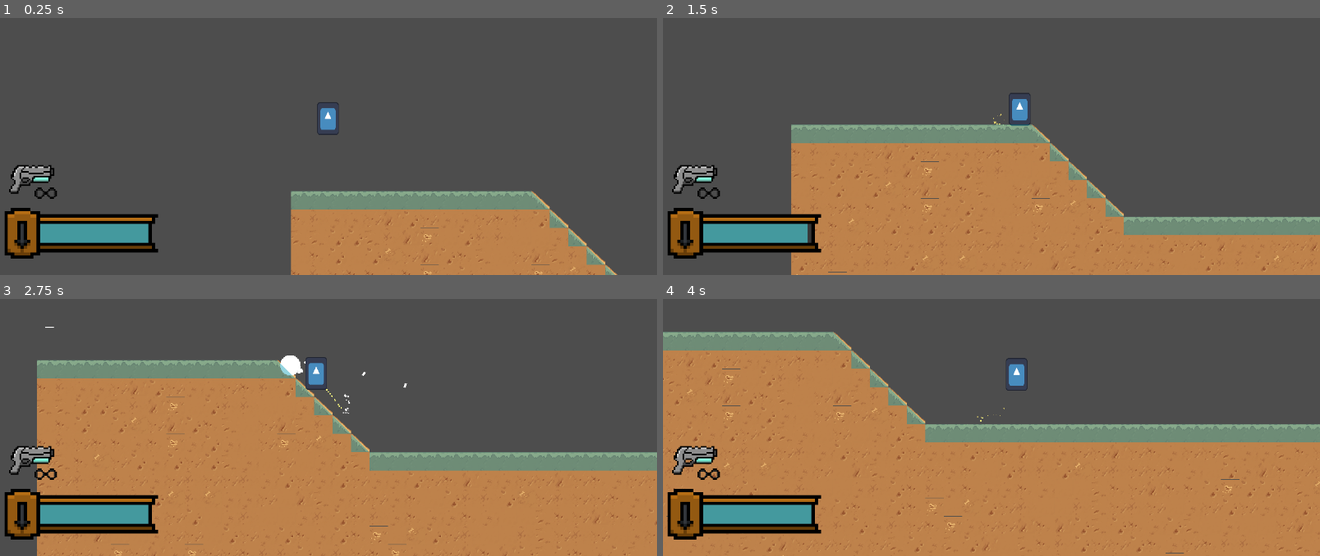
Above: before the commit, frames 1-4 (two rows, left to right).
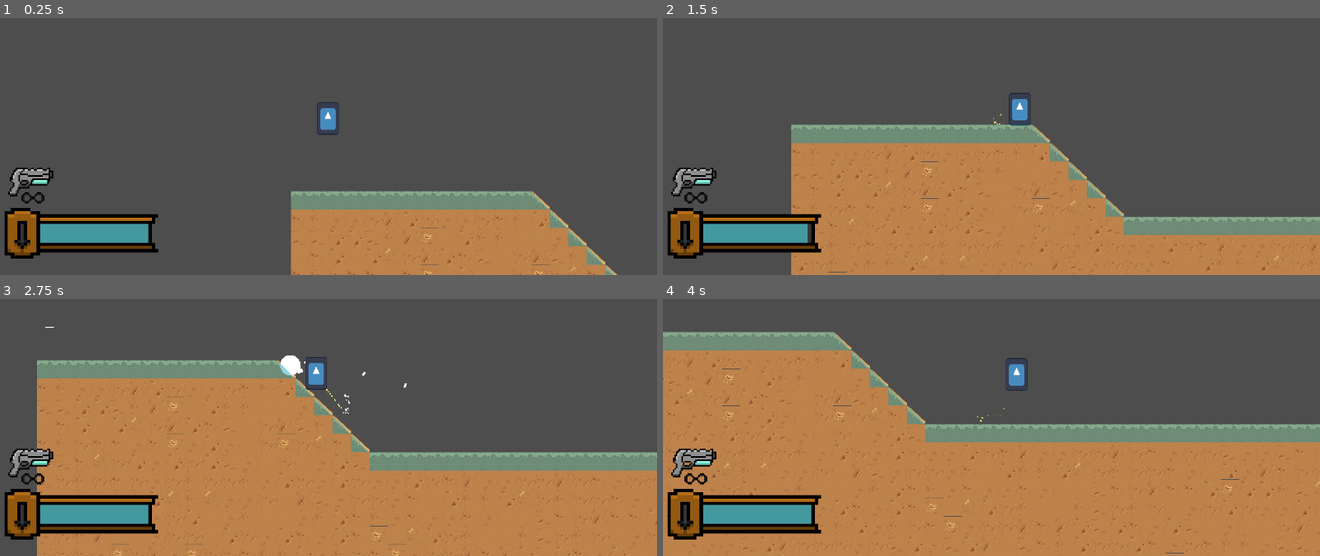
Above: after the commit, the same moments.

Repository: dzfrias/gladiator
Game: Godot game, scene res://scenes/mission.tscn
The game is run twice, just before and just after one commit, with the same random seed, the same clock (stepped at 60 frames per second) and the same inputs. This scene is started directly instead of the project's main scene. The engine's default icon, where the game draws it, is replaced by a stand-in: a white triangle on a blue panel in a dark square. Sound files missing from this copy of the repository are replaced by a short silence.
Inputs (mouse positions are in pixels of both pictures, inside the frame that each line leads up to):
- Up to frame 1 (0.25 s): no input
- Up to frame 2 (1.5 s): move the mouse to (1136, 71) at 0.52 s; hold S (burrow) 0.53-1.28 s; hold D (right) from 0.53 s (still down); tap Space (jump) at 0.77, 1.07 s; move the mouse to (860, 110) at 1.27 s; tap Shift (fallthrough) at 1.35 s
- Up to frame 3 (2.75 s): tap Space (jump) at 1.52, 1.82 s; move the mouse to (outside the picture) at 2.02 s; release D (right) at 2.03 s; press the mouse at (outside the picture) at 2.03 s; hold A (left) from 2.03 s (still down)
- Up to frame 4 (4 s): move the mouse to (958, 445) at 2.77 s; release A (left) at 2.78 s; release the mouse at (958, 445) at 2.78 s; hold D (right) from 2.78 s (still down); right-click (958, 445) at 2.85 s; tap Space (jump) at 3.02, 3.32, 3.77 s; move the mouse to (1188, 427) at 3.52 s; hold I (interact) from 3.53 s (still down)

The runs differ from the first frame. In frame 1, 0.5% of the frame differs, in the area x 1-9%, y 57-73%; in frame 2, 0.5%; in frame 3, 0.6%; in frame 4, 0.6%.

Commit message:
Fix ammo UI scaling with window strangely

Diff:
--- a/scenes/player_ui.tscn
+++ b/scenes/player_ui.tscn
@@ -56,11 +56,14 @@
 
 [node name="WeaponUI" type="Control" parent="." node_paths=PackedStringArray("weapon_image", "infinite_ammo_image", "ammo_text")]
 layout_mode = 3
-anchors_preset = 0
-offset_left = 35.0
-offset_top = 523.0
-offset_right = 75.0
-offset_bottom = 563.0
+anchors_preset = 2
+anchor_top = 1.0
+anchor_bottom = 1.0
+offset_left = 9.55
+offset_top = -187.54
+offset_right = 49.55
+offset_bottom = -147.54
+grow_vertical = 0
 script = ExtResource("5_74ny8")
 weapon_image = NodePath("WeaponImage")
 infinite_ammo_image = NodePath("InfiniteAmmoSymbol")
@@ -71,10 +74,8 @@
 anchors_preset = 2
 anchor_top = 1.0
 anchor_bottom = 1.0
-offset_left = -23.0
-offset_top = -67.0
-offset_right = 75.0
-offset_bottom = 4.0
+offset_top = -71.0
+offset_right = 98.0
 grow_vertical = 0
 texture = ExtResource("7_wk7so")
 stretch_mode = 4
